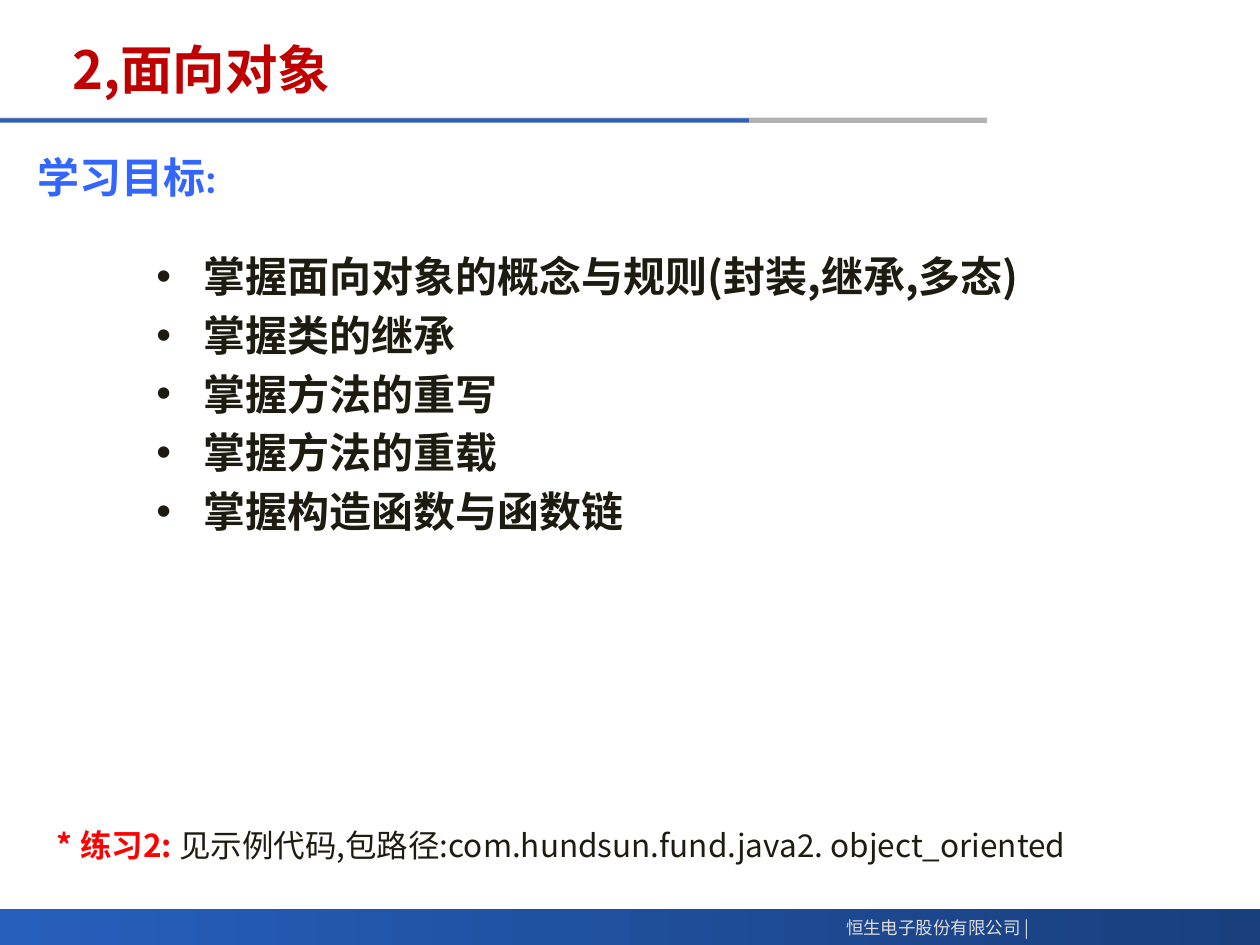
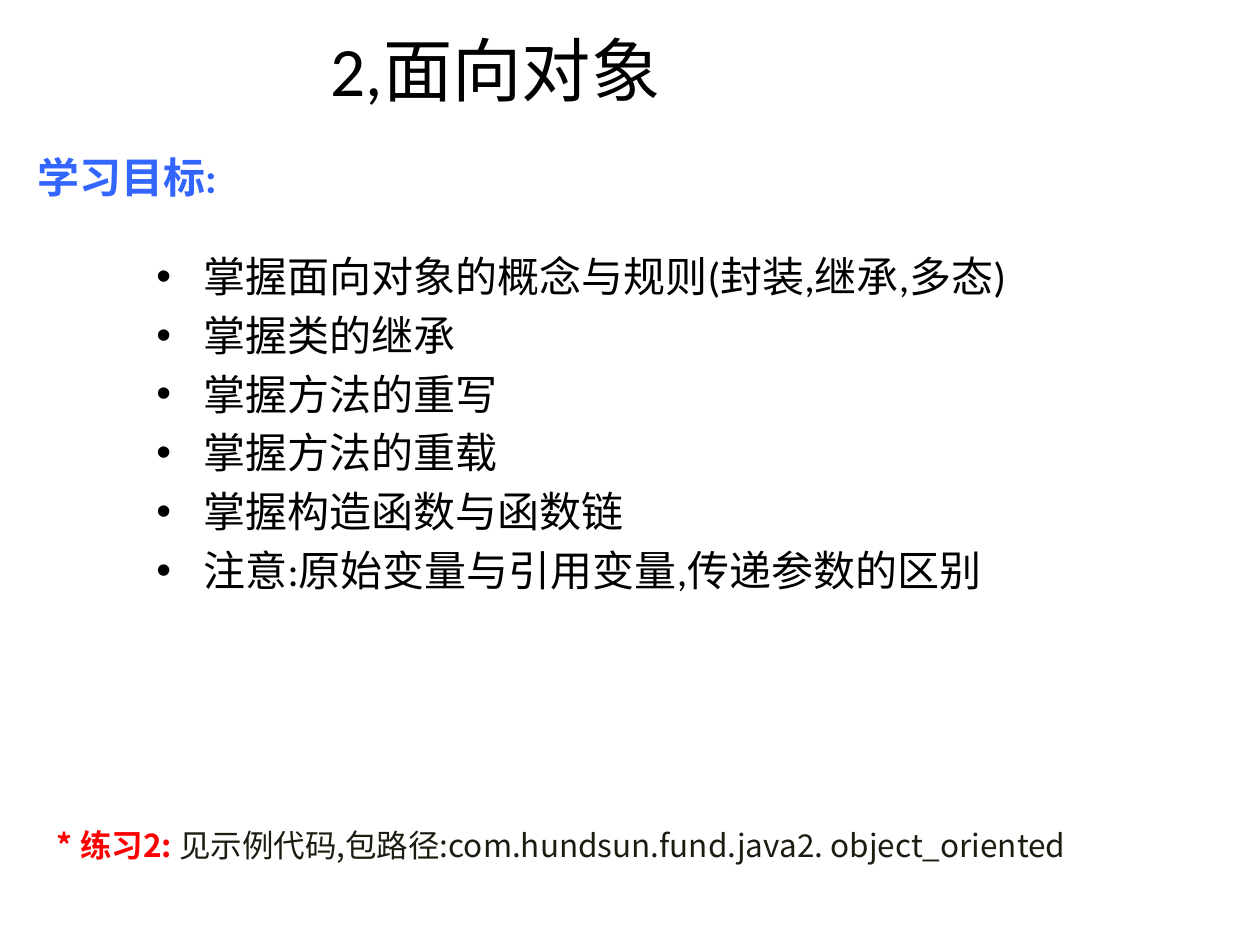
Before and after one commit to meadlai/HS-Java-Develop-GetStart, a slide deck: slide 5 of matiral/Java应用程序开发入门.pptx (slide 6 before the commit). Drawn at 1260x945 pixels with LibreOffice and Linux fonts; fonts in the diff are those of the drawing; background and template pictures are left out. Boxes give left, top, right and bottom in pixels: in the first picture for what was removed or moved away, otherwise in the second. Text is boxed around its words. In the diff, an @@ line names an element or a change of style, - is before the commit and + after.

```diff
--- a/matiral/Java应用程序开发入门.pptx
+++ b/matiral/Java应用程序开发入门.pptx
@@ title "2,面向对象" at (331, 38, 661, 105): size 30 to 39.6 pt, font Noto Sans CJK SC to Calibri, text colour #C00000 to #000000, bold off; alignment left to centre @@
@@ line removed from (0, 120) to (988, 120) @@
@@ line removed from (0, 120) to (748, 120) @@
@@ text at (204, 256, 1006, 531): font Noto Sans CJK SC to Calibri, text colour #1E1C11 to #000000, bold off in "掌握面向对象的概念与规则(封装,继承,多态)", "掌握类的继承", "掌握方法的重写", "掌握方法的重载" and 1 more places @@
@@ text at (204, 550, 982, 591): paragraph added @@
+• 注意:原始变量与引用变量,传递参数的区别
@@ rectangle removed at (0, 910, 1260, 945) @@
@@ text removed at (846, 919, 1020, 936) @@
-恒生电子股份有限公司 |
```
Also in this commit, not shown: 12 other slides changed, 1 slide removed.
